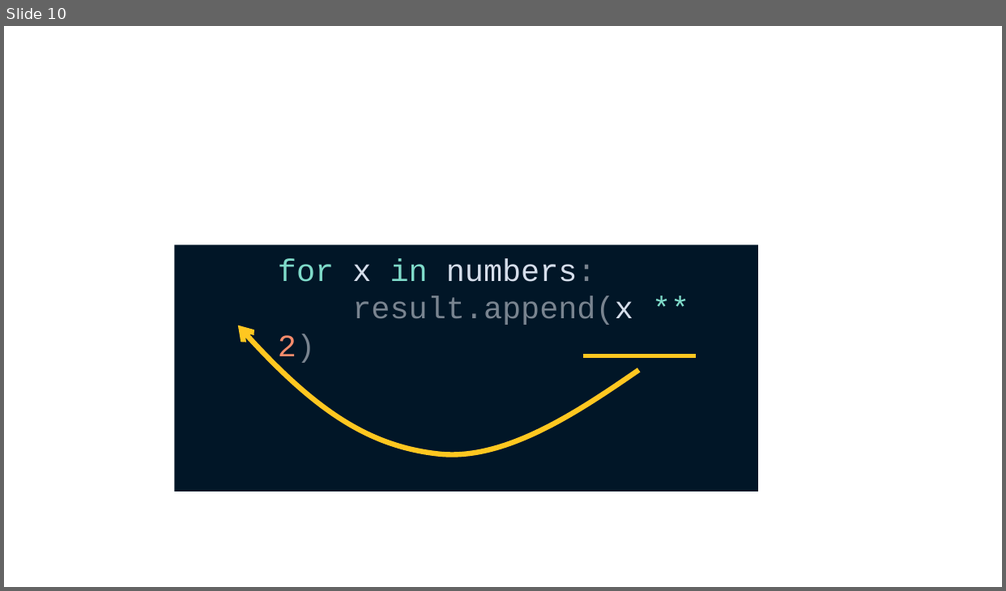
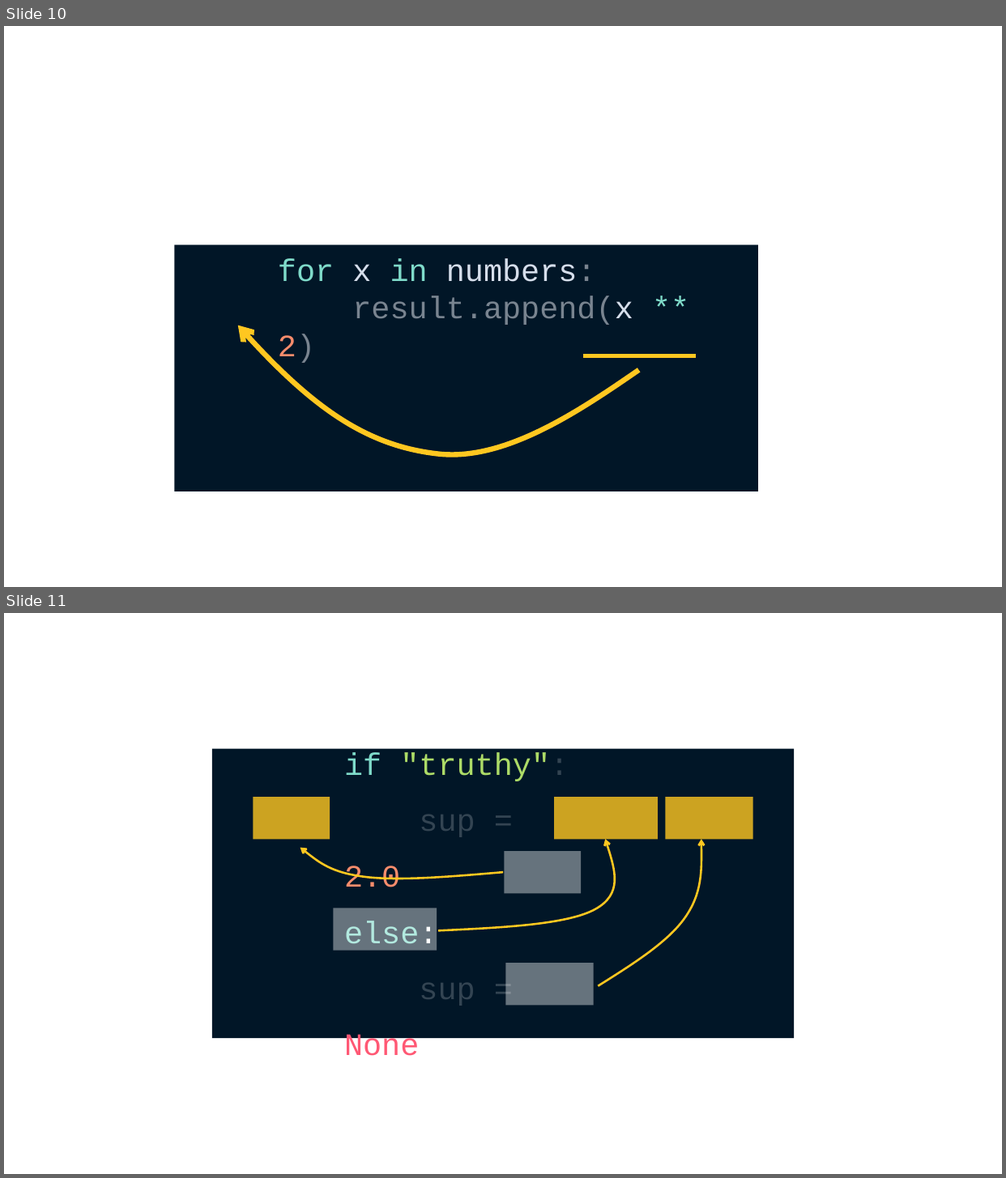
Before and after one commit to Sup2point0/pycobytes, a slide deck: assets/pycobytes.pptx. Shown one above the other, each under a label of ours: slide 10 before the commit, slides 10 and 11 after it. The pictures are 1006x591 and 1006x1178 pixels, drawn with LibreOffice and Linux fonts; fonts in the diff are those of the drawing. Boxes give left, top, right and bottom in pixels: in the first picture for what was removed or moved away, otherwise in the second. Text is boxed around its words. In the diff, an @@ line names an element or a change of style, - is before the commit and + after.

```diff
--- a/assets/pycobytes.pptx
+++ b/assets/pycobytes.pptx
@@ slide 11 added at [4,613,1002,1174], background #FFFFFF @@
@@ rectangle added at [212,749,794,1039], fill #011627 @@
@@ group added at [253,752,753,1056]: 6 rectangles, 3 freeform shapes, 1 text @@
+if "truthy":
+sup = 2.0
+else:
+sup = None
```
Also in this commit, not shown: 2 other slides added.
